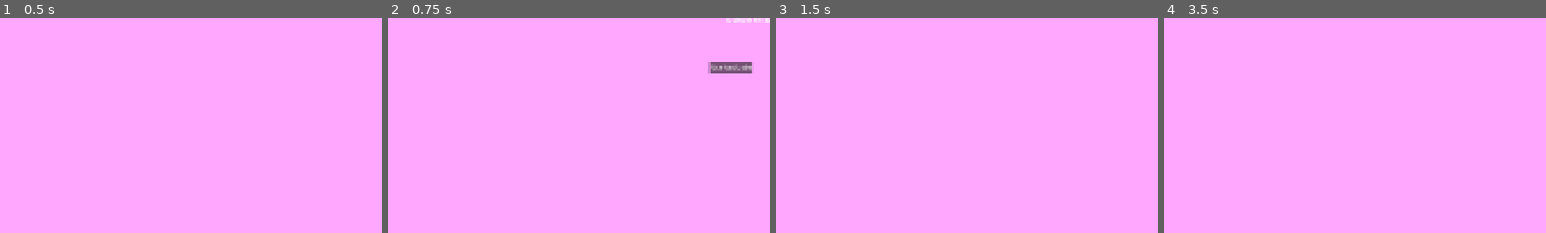
Above: before the commit, frames 1-4 (left to right).
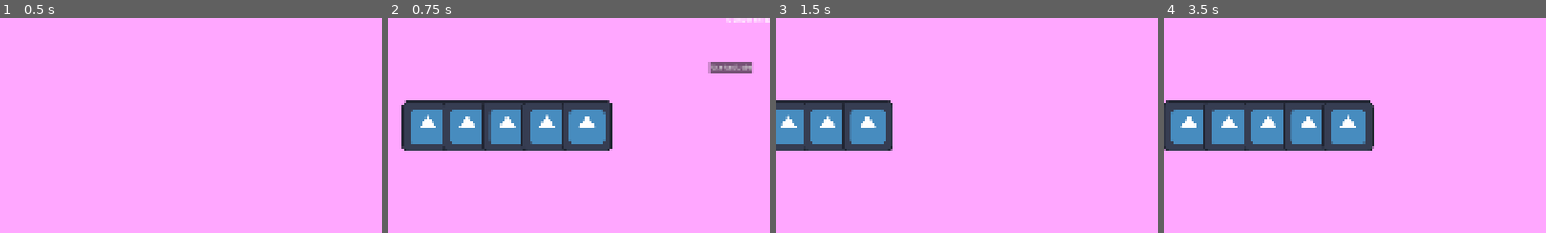
Above: after the commit, the same moments.

Repository: Novali91/Snakeeyes
Game: Godot game, scene res://01_Managers/01_StateManager/top_state_machine.tscn
Two runs of this game, one before a commit and one after it. Both use one fixed random seed, a clock stepped at 60 frames per second and the inputs below. The engine's default icon, where the game draws it, is replaced by a stand-in: a white triangle on a blue panel in a dark square.
Inputs (mouse positions are % of the whole screen's width and height, from its top left):
- Up to frame 1 (0.5 s): no input
- Up to frame 2 (0.75 s): click "End Turn" at 0.5 s
- Up to frame 3 (1.5 s): click "Continue" at 1.25 s
- Up to frame 4 (3.5 s): move the mouse to (18, 50) at 2.02 s; hold Right (right) 2.03-2.78 s; click (18, 50) at 2.17 s; tap Enter at 2.75 s; move the mouse to (31, 50) at 2.77 s; hold Left (left) from 2.78 s (still down); click (31, 50) at 2.92 s
The pictures show only the part of the screen within x 0-50%, y 49-99%; the shares and areas given below are measured in that part.

Frame 1 is identical in both runs. In frame 2, 13% of the frame differs, in the area x 3-59%, y 38-62%; in frame 3, 7.2%; in frame 4, 13%.

Commit message:
Updated tooltip_manager: Now it has functionality for hovering the frontmost object (when multiple are hovered at once) and has better commenting

Diff:
--- a/01_Managers/05_Tooltip_Manager/tooltip_manager.gd
+++ b/01_Managers/05_Tooltip_Manager/tooltip_manager.gd
@@ -2,24 +2,30 @@
 class_name TooltipManager
 
 ## To use:
-# Whoever adds item to this john needs to call add_item(item)
+# Whoever adds item to this john needs to call add_item(item), and if you remove a child-
+# -call remove_item(item)
+
 # There is one of these for each screen, and each one controls all-
 # -snakes and drinks on each screen
 
-## Todo: Snakes/drinks need start_hover end_hover and click - Same hierarchical class
-## Tooltip manager intercepts hover signals but passes up click
-## Tooltip manager holds both, there are 3 (one for each area)
+# Whenever a child (drink/snake) is hovered or unhovered or clicked-
+# -the tooltip manager managing that child receives those signals.
+# For hover: look at child_hovered(child)
+# For unhover: look at child_unhovered(child)
+# For click: look at child_clicked(child)
 
-## Does this call physics_tick in all of its children?
+# Whenever things should not be hoverable, call turn_off_hover()
+# But make sure to call turn_on_hover() when things should then be hoverable
 
 var cur_hovered: DeckItem = null
 var all_hovered: Array[DeckItem]
 
+## Set false when camera moves, maybe other cases too (use turn_off_hover()/turn_on_hover())
 var can_hover: bool = true
+
 signal child_was_clicked(child: DeckItem)
-## Note: When ported to each diff screen, diff logic?
 
-## Idea: Whoever adds items to this john's children needs to call add_item
+## Called whenever this manages any new DeckItems and sets them up
 func add_item(new_item: DeckItem) -> void:
 	add_child(new_item)
 
@@ -28,48 +34,103 @@
 	new_item.clicked.connect(child_clicked)
 	pass
 
+## Should be called whenever this stops managing any DeckItems
+## Removes their logic with this tooltip_manager
 func remove_item(item: DeckItem, kill: bool) -> void:
+	# If it is in all_hovered, remove it from it
 	for i: int in range(all_hovered.size()):
 		i -= 1
 		if all_hovered[i] == item:
 			all_hovered.remove_at(i)
+	# If this child is currently hovered, remove its tooltip
+	if cur_hovered == item:
+		item.deactivate_tooltip()
+		find_new_hover()
+
 	remove_child(item)
-	if cur_hovered == item:
-		find_new_hover()
+
 	if kill:
 		item.queue_free()
 	pass
 
-## How are ties broken? Can I see who is higher up in child tree?
+## This function activates whenever any child is hovered.
+## It handles adding it to all_hovered and figuring out if it is the front-most node-
+## -and therefore should have its tooltip appear
 func child_hovered(child: DeckItem) -> void:
 	all_hovered.push_back(child)
+
 	if !can_hover:
-		pass
-	## Check if it's higher in scene tree than cur_hovered (or if nothing hovered)
-	if cur_hovered == null: # Need a bit more
-		cur_hovered = child
-		## Activate_hover
-		child.activate_tooltip()
+		return
+
+	# If nothing is hovered currently:
+	if (cur_hovered == null):
+		activate_child(child)
+	# If something is currently hovered, but this child is above it:
+	elif (child.get_index() > cur_hovered.get_index()):
+		cur_hovered.deactivate_tooltip()
+		activate_child(child)
 	pass
 
-## TO be added
-func find_new_hover() -> void:
+## This function finds which hovered child is at the front/highest
+func find_new_hover() -> DeckItem:
+	var cur_front_index: int = -1
+	var cur_front_node: DeckItem = null
+	var temp_index: int
+
+	# Find front node
+	for item: DeckItem in all_hovered:
+		temp_index = item.get_index()
+
+		if (temp_index > cur_front_index) or (cur_front_index == -1):
+			cur_front_index = temp_index
+			cur_front_node = item
+
+	return cur_front_node
+
+## This function should be used whenever activating any child's hover
+func activate_child(child: DeckItem) -> void:
+	cur_hovered = child
+	child.activate_tooltip()
 	pass
 
-## Need to create functionality for if hovering 2 and unhover currently selected, hover new one
+## Whenever a child is unhovered
 func child_unhovered(child: DeckItem) -> void:
-	if cur_hovered == child:
-		child.deactivate_tooltip()
-		## Find new cur_hovered using hovered array and what is highest in it
-		cur_hovered = null
+	# Remove this child from the all_hovered array
 	for i: int in range(all_hovered.size()):
 		i -= 1
 		if all_hovered[i] == child:
 			all_hovered.remove_at(i)
 			continue
+
+	# Returns if this child isn't the currenly hovered child
+	if !(cur_hovered == child):
+		return
+
+	# This code only executes if this child's tooltip was currently displayed
+	child.deactivate_tooltip()
+	# If nothing else is hovered:
+	if all_hovered.size() == 0:
+		cur_hovered = null
+	else:
+		# Find new cur_hovered using hovered array and what is highest in it
+		activate_child(find_new_hover())
 	pass
 
+## Ensures that only the hovered child (with a visible tooltip) can get clicked/drank/bought
 func child_clicked(child: DeckItem) -> void:
 	if cur_hovered == child:
 		child_was_clicked.emit(child)
 	pass
+
+## Should be called whenever things shouldn't be able to be hovered
+func turn_off_hover() -> void:
+	can_hover = false
+	cur_hovered.deactivate_tooltip()
+	cur_hovered = null
+	return
+
+## Should be called whenever things should now be able to be hovered
+func turn_on_hover() -> void:
+	can_hover = true
+	activate_child(find_new_hover())
+	return
--- a/02_Deck/01_Drinks/01_SpecificDrinks/starting_charm_drink.tres
+++ b/02_Deck/01_Drinks/01_SpecificDrinks/starting_charm_drink.tres
@@ -1,10 +1,12 @@
 [gd_resource type="Resource" script_class="DrinkResource" format=3 uid="uid://daf5iu2vifaq6"]
 
 [ext_resource type="Script" uid="uid://cysm36u2jsf44" path="res://02_Deck/01_Drinks/drink_resource.gd" id="1_7ffau"]
+[ext_resource type="Texture2D" uid="uid://iydiawq3074m" path="res://icon.svg" id="1_8fr5m"]
 
 [resource]
 script = ExtResource("1_7ffau")
 drink_name = "Green Viper Venom"
+drink_sprite = ExtResource("1_8fr5m")
 poison = 1
 charm = 1
 flavour_text = "The Green Viper is known for its charming allure. Those that it charms are often not heard from again."
--- a/02_Deck/01_Drinks/drink.tscn
+++ b/02_Deck/01_Drinks/drink.tscn
@@ -4,6 +4,7 @@
 [ext_resource type="PackedScene" uid="uid://eg5ukadcklbv" path="res://01_Managers/05_Tooltip_Manager/tooltip.tscn" id="2_kbsba"]
 
 [sub_resource type="RectangleShape2D" id="RectangleShape2D_kbsba"]
+size = Vector2(128, 128)
 
 [node name="Drink" type="Area2D" unique_id=66274034]
 script = ExtResource("1_3sv11")
--- a/09_Test/JOEYTEST.tscn
+++ b/09_Test/JOEYTEST.tscn
@@ -6,6 +6,6 @@
 [node name="Joeytest" type="Node2D" unique_id=350037442]
 script = ExtResource("1_vk4i5")
 
-[node name="TooltipManager" type="Node" parent="." unique_id=267948972]
+[node name="TooltipManager" type="Node2D" parent="." unique_id=1668192751]
 script = ExtResource("2_f87y4")
 metadata/_custom_type_script = "uid://6hd2b0wx5v7f"
--- a/09_Test/joeytest.gd
+++ b/09_Test/joeytest.gd
@@ -20,7 +20,7 @@
 	tooltip_manager.add_item(item3)
 
 	item1.position = Vector2(200, 300)
-	item2.position = Vector2(600, 200)
+	item2.position = Vector2(225, 300)
 	item3.position = Vector2(400, 500)
 
 	item1.drink_sprite.texture = preload("res://icon.svg")
